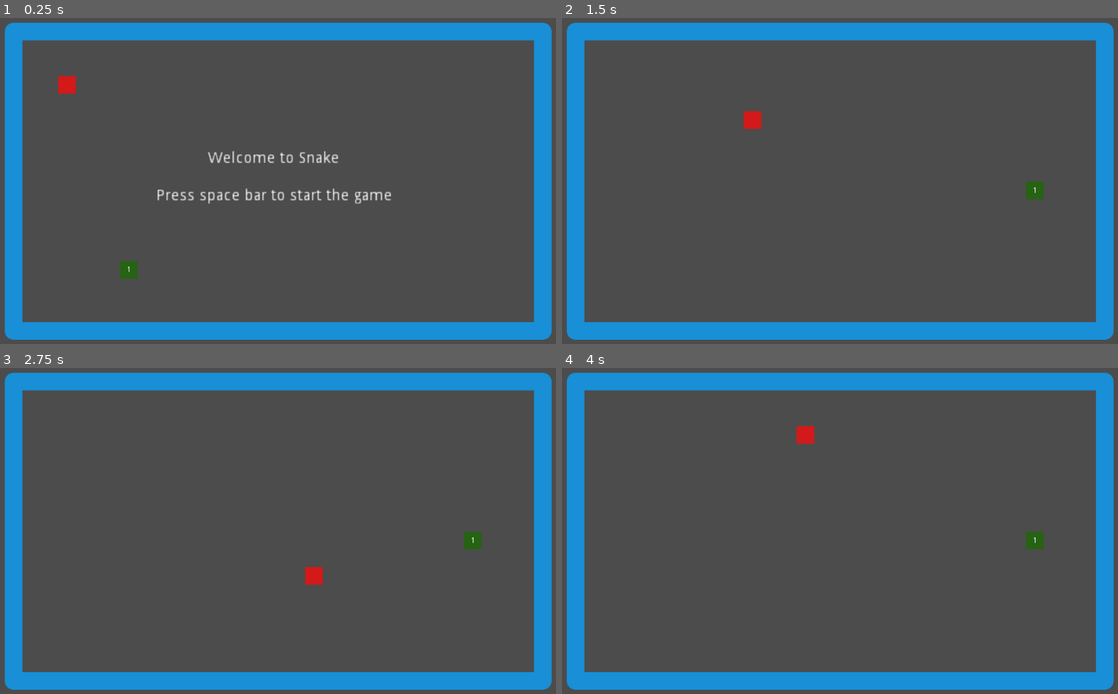
Above: before the commit, frames 1-4 (two rows, left to right).
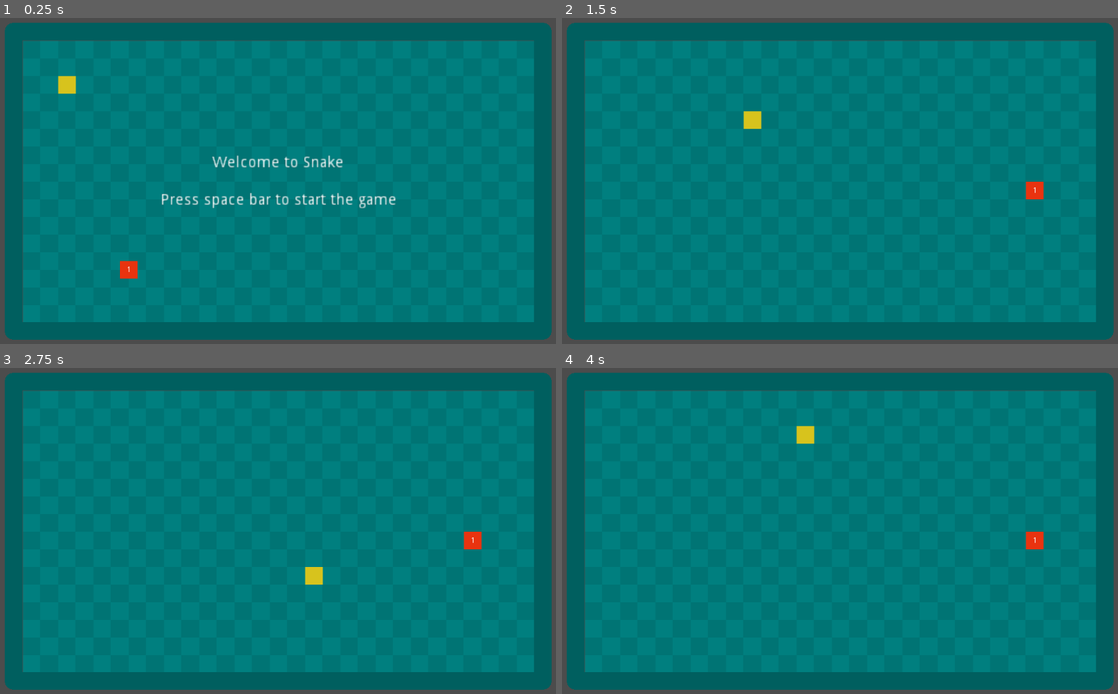
Above: after the commit, the same moments.

Repository: t-karcher/Snake
Game: Godot game, scene res://Main.tscn
Two runs of this game, one before a commit and one after it. Both use one fixed random seed, a clock stepped at 60 frames per second and the inputs below.
Inputs:
- Up to frame 1 (0.25 s): no input
- Up to frame 2 (1.5 s): tap Space at 0.5 s; hold Right (ui_right) 0.53-1.28 s; tap Enter (ui_accept) at 0.77 s; hold Down (ui_down) from 1.28 s (still down)
- Up to frame 3 (2.75 s): tap Enter (ui_accept) at 1.52 s; release Down (ui_down) at 2.03 s; hold Right (ui_right) from 2.03 s (still down)
- Up to frame 4 (4 s): release Right (ui_right) at 2.78 s; hold Up (ui_up) 2.78-3.53 s; tap Enter (ui_accept) at 3.02, 3.77 s; hold Left (ui_left) from 3.53 s (still down)

The runs differ from the first frame. In frame 1, 96% of the frame differs, in the area x 0-100%, y 1-99%; in frame 2, 96%; in frame 3, 96%; in frame 4, 96%.

Commit message:
Colors changed, +Background

Diff:
--- a/Main.tscn
+++ b/Main.tscn
@@ -1,6 +1,7 @@
-[gd_scene load_steps=4 format=2]
+[gd_scene load_steps=5 format=2]
 
 [ext_resource path="res://Main.gd" type="Script" id=1]
+[ext_resource path="res://green_squares.png" type="Texture" id=2]
 
 [sub_resource type="RectangleShape2D" id=1]
 extents = Vector2( 14, 14 )
@@ -11,18 +12,24 @@
 [node name="Main" type="Node2D"]
 script = ExtResource( 1 )
 
+[node name="Background" type="Polygon2D" parent="."]
+texture = ExtResource( 2 )
+texture_offset = Vector2( 16, 16 )
+polygon = PoolVector2Array( 48, 48, 976, 48, 976, 560, 48, 560 )
+
 [node name="Border" type="StaticBody2D" parent="."]
 position = Vector2( -1, -1 )
 
 [node name="Shape" type="Line2D" parent="Border"]
 points = PoolVector2Array( 32, 32, 992, 32, 992, 576, 32, 576, 32, 32 )
 width = 32.0
-default_color = Color( 0.0980392, 0.564706, 0.843137, 1 )
+default_color = Color( 0, 0.375, 0.375, 1 )
 texture_mode = 1068498944
 joint_mode = 2
 begin_cap_mode = 2
 
 [node name="Collider" type="CollisionPolygon2D" parent="Border"]
+visible = false
 polygon = PoolVector2Array( 1009, 593, 17, 593, 17, 17, 977, 17, 977, 49, 49, 49, 49, 561, 977, 561, 977, 49, 1009, 49 )
 
 [node name="Snake" type="KinematicBody2D" parent="."]
@@ -32,7 +39,7 @@
 shape = SubResource( 1 )
 
 [node name="Shape" type="Polygon2D" parent="Snake"]
-color = Color( 0.831373, 0.101961, 0.101961, 1 )
+color = Color( 0.847059, 0.768627, 0.117647, 1 )
 polygon = PoolVector2Array( -16, -16, 16, -16, 16, 16, -16, 16 )
 
 [node name="Timer" type="Timer" parent="."]
@@ -43,8 +50,10 @@
 z_index = 1
 
 [node name="Label" type="Label" parent="Menu"]
-margin_right = 504.0
-margin_bottom = 296.0
+margin_left = 88.0
+margin_top = 88.0
+margin_right = 424.0
+margin_bottom = 216.0
 text = "Welcome to Snake
 
 Press space bar to start the game"
@@ -52,11 +61,10 @@
 valign = 1
 
 [node name="Food" type="Area2D" parent="."]
-editor/display_folded = true
 position = Vector2( 240, 464 )
 
 [node name="Shape" type="Polygon2D" parent="Food"]
-color = Color( 0.152941, 0.392157, 0.0784314, 1 )
+color = Color( 0.917647, 0.203922, 0.0627451, 1 )
 polygon = PoolVector2Array( -16, -16, 16, -16, 16, 16, -16, 16 )
 
 [node name="Collider" type="CollisionShape2D" parent="Food"]
--- a/Tail.tscn
+++ b/Tail.tscn
@@ -9,5 +9,5 @@
 shape = SubResource( 1 )
 
 [node name="BodyShape" type="Polygon2D" parent="."]
-color = Color( 0.854902, 0.113725, 0.113725, 1 )
+color = Color( 0.854902, 0.772549, 0.113725, 1 )
 polygon = PoolVector2Array( -16, -16, 16, -16, 16, 16, -16, 16 )
--- a/project.godot
+++ b/project.godot
@@ -18,7 +18,3 @@
 config/name="Snake"
 run/main_scene="res://Main.tscn"
 config/grid_size=32
-
-[rendering]
-
-environment/default_environment="res://default_env.tres"
Binary file added: green_squares.png
Not shown, added: green_squares.png.import
Binary file added: icon.png
Not shown, added: icon.png.import
